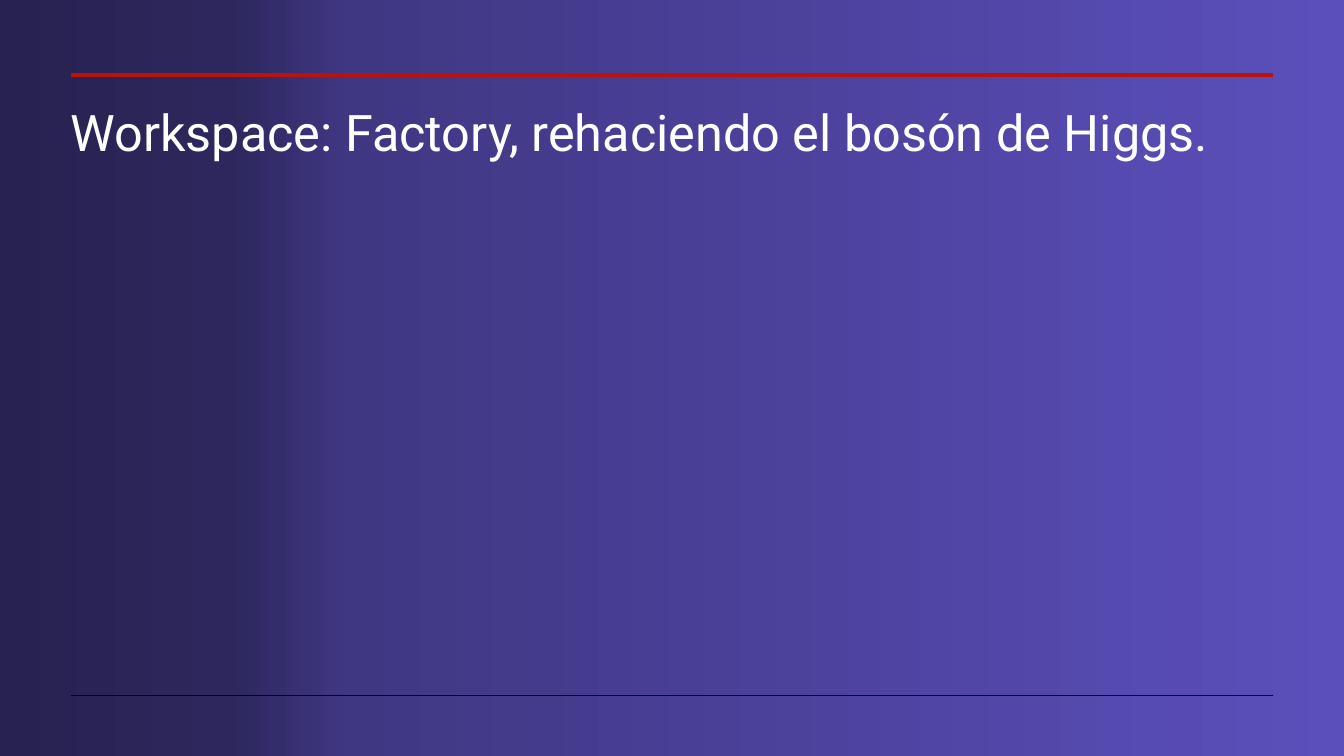
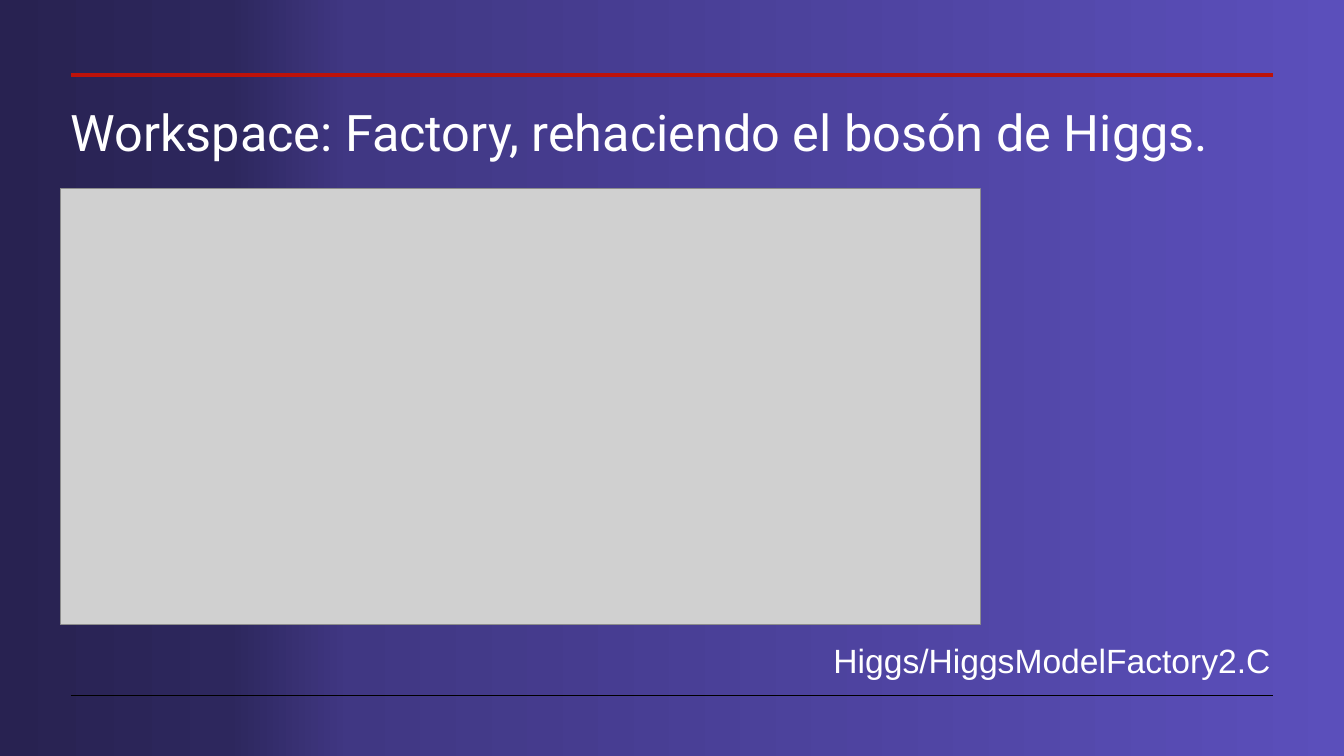
Before and after one commit to cdavidgutierrez/ProyectoFinal_CERN_ROOT, a slide deck: slide 13 of Workspaces en root.pptx (slide 11 before the commit). Drawn at 1344x756 pixels with LibreOffice and Linux fonts; fonts in the diff are those of the drawing; grey boxes stand for pictures. Boxes give left, top, right and bottom in pixels: in the first picture for what was removed or moved away, otherwise in the second. Text is boxed around its words. In the diff, an @@ line names an element or a change of style, - is before the commit and + after.

```diff
--- a/Workspaces en root.pptx
+++ b/Workspaces en root.pptx
@@ picture added at bbox=[60, 189, 980, 624] @@
@@ text added at bbox=[833, 648, 1270, 680], 24 pt, text #FFFFFF @@
+Higgs/HiggsModelFactory2.C
```
Also in this commit, not shown: 5 other slides changed, 3 slides added.
